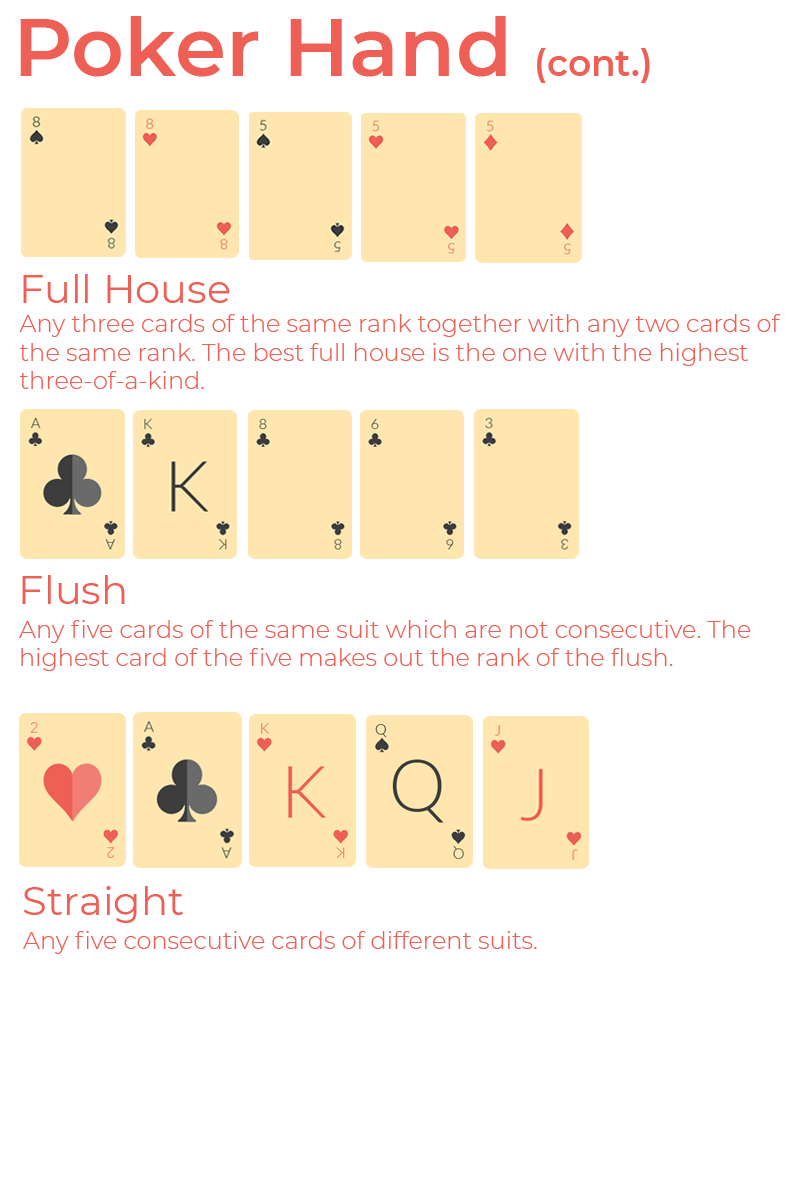
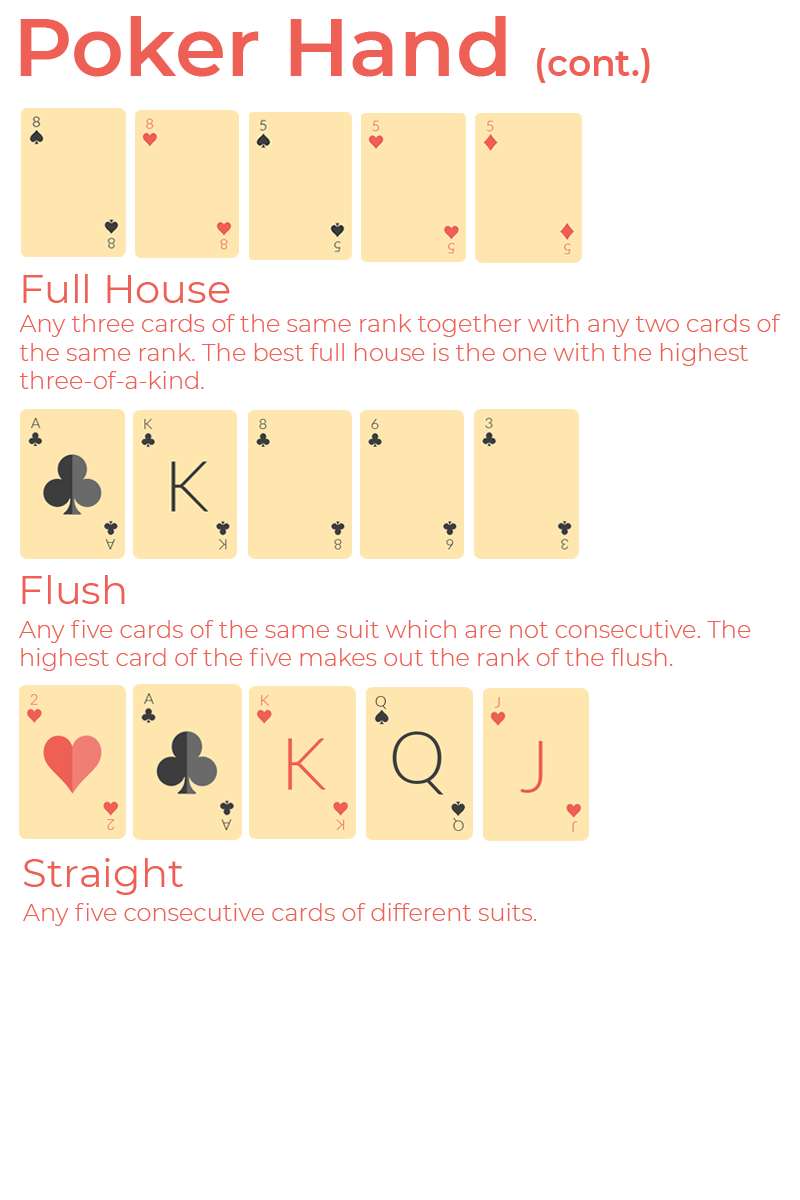
Layer changes from the first 800×1200 image to the second:
painted on "Layer 15" over [19, 685, 126, 867]
painted on "Layer 13" over [249, 686, 356, 867]
painted on "Layer 17" over [133, 684, 242, 868]
painted on "Layer 16" over [366, 687, 473, 868]
painted on "Any five consecutive cards of different suits." over [23, 903, 537, 954]
painted on "Straight" over [23, 858, 183, 923]
painted on "Layer 11" over [483, 688, 589, 869]
